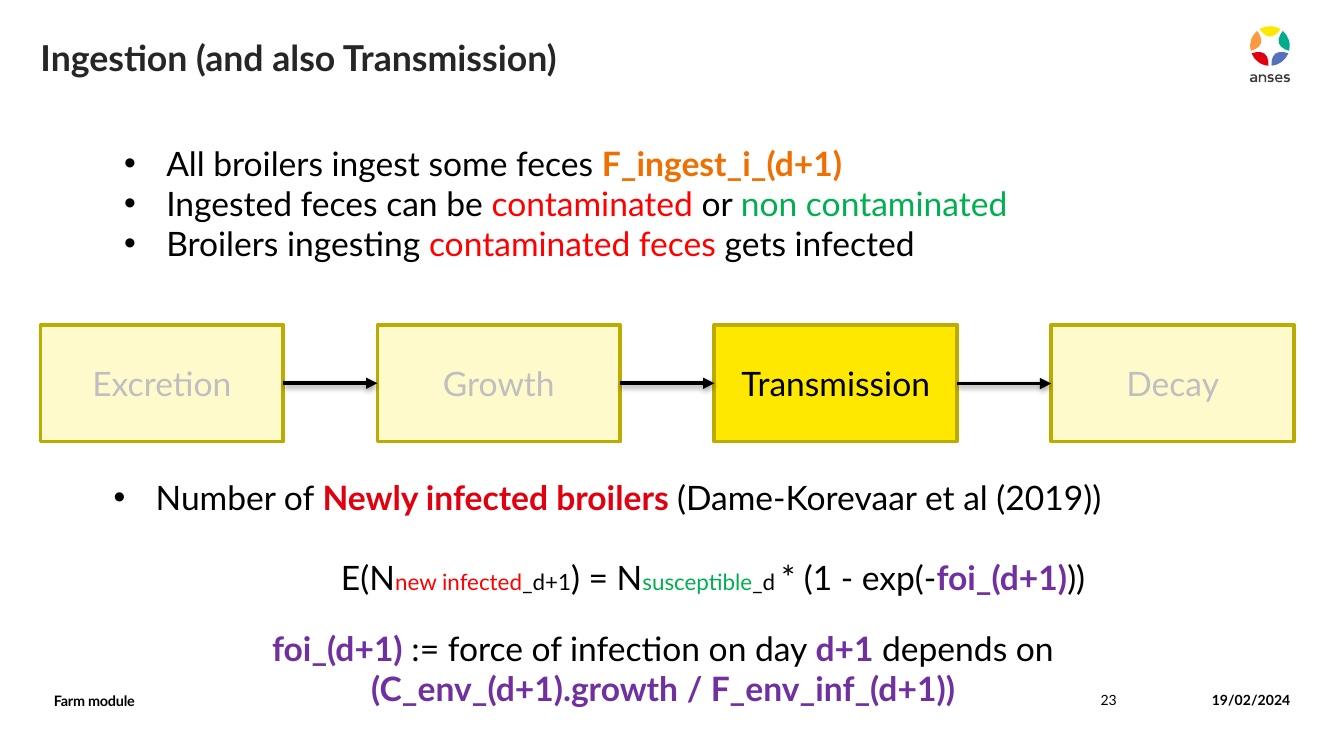
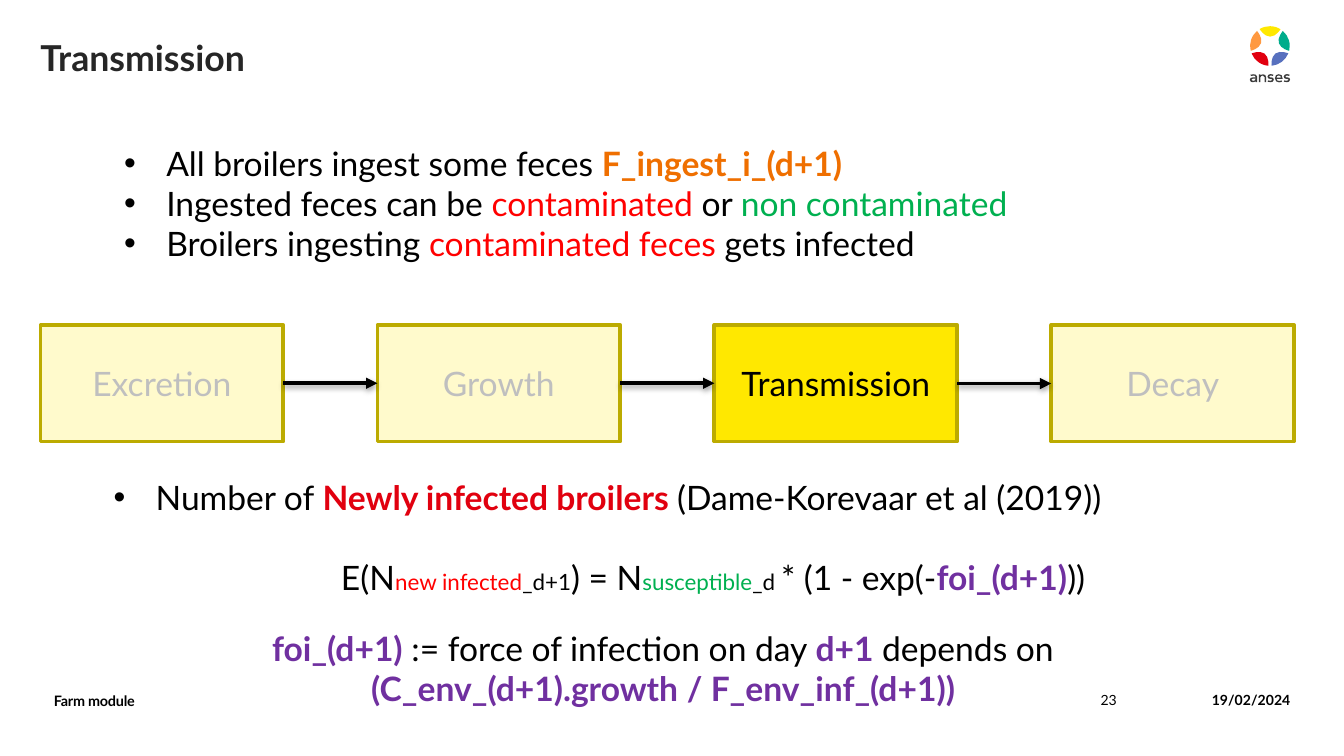
Before and after one commit to ENVIRE-JPIAMR/farm-module, a slide deck: slide 23 of docs/farm_module.pptx. Drawn at 1344x756 pixels with LibreOffice and Linux fonts; fonts in the diff are those of the drawing. Boxes give left, top, right and bottom in pixels: in the first picture for what was removed or moved away, otherwise in the second. Text is boxed around its words. In the diff, an @@ line names an element or a change of style, - is before the commit and + after.

```diff
--- a/docs/farm_module.pptx
+++ b/docs/farm_module.pptx
@@ title at (40, 44, 244, 72): text changed @@
-Ingestion (and also Transmission)
+Transmission
```
Also in this commit, not shown: 8 other slides changed, 1 slide added.
